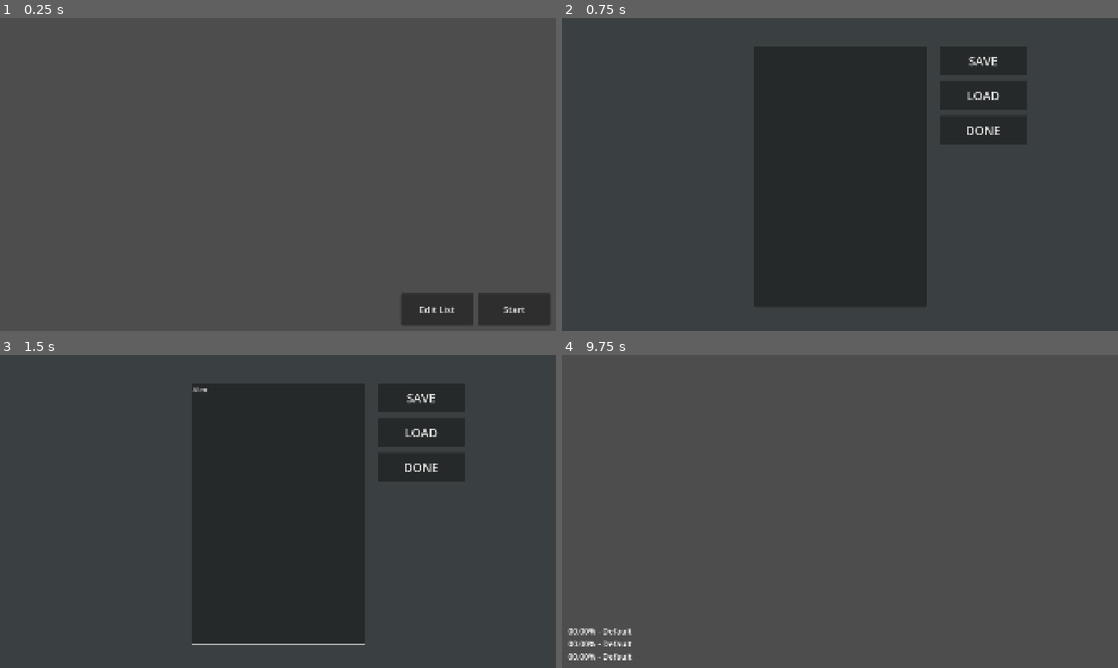
Above: before the commit, frames 1-4 (two rows, left to right).
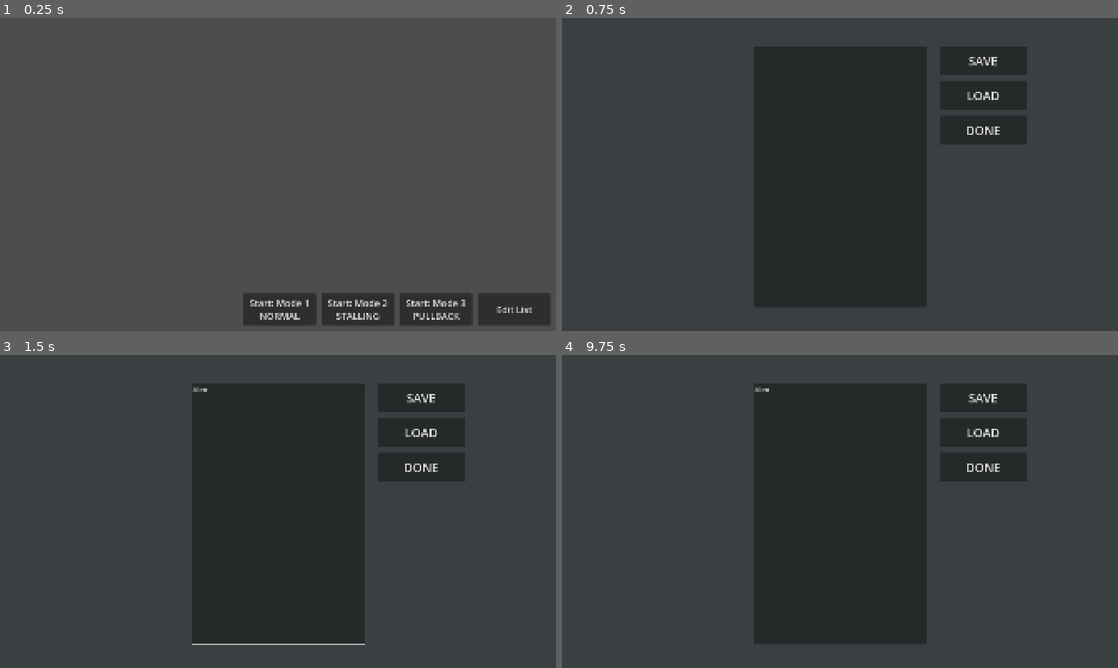
Above: after the commit, the same moments.

Repository: TheGoldenWombat/GoatPicker
Game: Godot game, scene res://main.tscn
Two runs of this game, one before a commit and one after it. Both use one fixed random seed, a clock stepped at 60 frames per second and the inputs below.
Inputs (mouse positions are in pixels of both pictures, inside the frame that each line leads up to):
- Up to frame 1 (0.25 s): no input
- Up to frame 2 (0.75 s): click "Edit List" at 0.5 s
- Up to frame 3 (1.5 s): click (278, 514) at 1.27 s; type "Alex" at 1.35 s
- Up to frame 4 (9.75 s): click (995, 646) at 2 s, where only the run after the commit has a clickable "Start: Mode 3 PULLBACK"; click (1073, 646) at 2.75 s, where only the run before the commit has a clickable "Start"; click (1073, 646) at 3.5 s, where only the run before the commit has a clickable "Start"; click (840, 646) at 4.25 s, where only the run after the commit has a clickable "Start: Mode 1 NORMAL"; click (840, 646) at 5 s, where only the run after the commit has a clickable "Start: Mode 1 NORMAL"; click (917, 646) at 5.75 s, where only the run after the commit has a clickable "Start: Mode 2 STALLING"; click (917, 646) at 6.5 s, where only the run after the commit has a clickable "Start: Mode 2 STALLING"; click "DONE" at 7.25 s; click "Edit List" at 8 s; click "DONE" at 8.75 s; click (1073, 646) at 9.5 s, where only the run before the commit has a clickable "Start"

The runs differ from the first frame. In frame 1, 2.9% of the frame differs, in the area x 43-96%, y 87-98%; in frame 2, nothing differs; in frame 3, nothing differs; in frame 4, 31%, in the area x 1-84%, y 9-98%.
Error before the commit: Attempt to call function 'get_var' in base 'null instance' on a null instance. (res://racer_spawn.gd:40)

Commit message:
Added mode buttons to the main menu

Diff:
--- a/hud.gd
+++ b/hud.gd
@@ -17,16 +17,37 @@
 
 
 ################################################################################
+# --------------------------------- FUNCTIONS -------------------------------- #
+################################################################################
+
+func start_race(mode: int = 1):
+	hide_main_menu_buttons()
+	$MovieAnnouncement.hide()
+	$TopThree.show()
+	emit_signal("race_start", mode)
+
+func hide_main_menu_buttons():
+	$StartMode1Button.hide()
+	$StartMode2Button.hide()
+	$StartMode3Button.hide()
+	$EditListButton.hide()
+
+func show_main_menu_buttons():
+	$StartMode1Button.show()
+	$StartMode2Button.show()
+	$StartMode3Button.show()
+	$EditListButton.show()
+
+################################################################################
 # ---------------------------------- SIGNALS --------------------------------- #
 ################################################################################
 
 signal race_start
 
 func _on_racer_spawn_race_over(movie_title) -> void:
-	$MovieAnnouncement.text = "Tonight's movie is: \n" + movie_title
+	$MovieAnnouncement.text = "The winner is: \n" + movie_title
 	$MovieAnnouncement.show()
-	$StartButton.show()
-	$EditListButton.show()
+	show_main_menu_buttons()
 	$TopThree.show()
 
 func _on_racer_spawn_top_three(top_three) -> void:
@@ -40,13 +61,18 @@
 					  second_progress + " - " + second_title + "\n" + \
 					  third_progress + " - " + third_title
 
-func _on_start_button_pressed() -> void:
-	$MovieAnnouncement.hide()
-	$StartButton.hide()
-	$EditListButton.hide()
-	$TopThree.show()
-	emit_signal("race_start")
-
 
 func _on_edit_list_button_pressed() -> void:
 	$ListEditor.show()
+
+
+func _on_start_mode_1_button_pressed() -> void:
+	start_race(1)
+
+
+func _on_start_mode_2_button_pressed() -> void:
+	start_race(2)
+
+
+func _on_start_mode_3_button_pressed() -> void:
+	start_race(3)
--- a/hud.tscn
+++ b/hud.tscn
@@ -41,7 +41,58 @@
 00.00% - Default
 00.00% - Default"
 
-[node name="StartButton" type="Button" parent="."]
+[node name="StartMode1Button" type="Button" parent="."]
+anchors_preset = 3
+anchor_left = 1.0
+anchor_top = 1.0
+anchor_right = 1.0
+anchor_bottom = 1.0
+offset_left = -1080.0
+offset_top = -130.0
+offset_right = -830.0
+offset_bottom = -20.0
+grow_horizontal = 0
+grow_vertical = 0
+theme_override_font_sizes/font_size = 32
+shortcut = SubResource("Shortcut_64ctp")
+text = "Start: Mode 1
+NORMAL"
+
+[node name="StartMode2Button" type="Button" parent="."]
+anchors_preset = 3
+anchor_left = 1.0
+anchor_top = 1.0
+anchor_right = 1.0
+anchor_bottom = 1.0
+offset_left = -810.0
+offset_top = -130.0
+offset_right = -560.0
+offset_bottom = -20.0
+grow_horizontal = 0
+grow_vertical = 0
+theme_override_font_sizes/font_size = 32
+shortcut = SubResource("Shortcut_64ctp")
+text = "Start: Mode 2
+STALLING"
+
+[node name="StartMode3Button" type="Button" parent="."]
+anchors_preset = 3
+anchor_left = 1.0
+anchor_top = 1.0
+anchor_right = 1.0
+anchor_bottom = 1.0
+offset_left = -540.0
+offset_top = -130.0
+offset_right = -290.0
+offset_bottom = -20.0
+grow_horizontal = 0
+grow_vertical = 0
+theme_override_font_sizes/font_size = 32
+shortcut = SubResource("Shortcut_64ctp")
+text = "Start: Mode 3
+PULLBACK"
+
+[node name="EditListButton" type="Button" parent="."]
 anchors_preset = 3
 anchor_left = 1.0
 anchor_top = 1.0
@@ -54,27 +105,14 @@
 grow_horizontal = 0
 grow_vertical = 0
 theme_override_font_sizes/font_size = 32
-shortcut = SubResource("Shortcut_64ctp")
-text = "Start"
-
-[node name="EditListButton" type="Button" parent="."]
-anchors_preset = 3
-anchor_left = 1.0
-anchor_top = 1.0
-anchor_right = 1.0
-anchor_bottom = 1.0
-offset_left = -537.0
-offset_top = -130.0
-offset_right = -287.0
-offset_bottom = -20.0
-grow_horizontal = 0
-grow_vertical = 0
-theme_override_font_sizes/font_size = 32
 text = "Edit List"
 
 [node name="ListEditor" parent="." instance=ExtResource("2_64ctp")]
+visible = false
 
 [node name="Options" type="Node" parent="."]
 
-[connection signal="pressed" from="StartButton" to="." method="_on_start_button_pressed"]
+[connection signal="pressed" from="StartMode1Button" to="." method="_on_start_mode_1_button_pressed"]
+[connection signal="pressed" from="StartMode2Button" to="." method="_on_start_mode_2_button_pressed"]
+[connection signal="pressed" from="StartMode3Button" to="." method="_on_start_mode_3_button_pressed"]
 [connection signal="pressed" from="EditListButton" to="." method="_on_edit_list_button_pressed"]
--- a/racer.gd
+++ b/racer.gd
@@ -74,8 +74,8 @@
 ################################################################################
 
 func resize_racer():
-	print("screen_size:" + str(screen_size))
-	print("rect_size: " + str(rect_size))
+	#print("screen_size:" + str(screen_size))
+	#print("rect_size: " + str(rect_size))
 	#print("get_viewport().content_scale_size" + str(get_viewport().content_scale_size))
 	$ColorRect.position.x = padding
 	$ColorRect.size = rect_size
@@ -118,7 +118,7 @@
 
 func update_line():
 	# Roll strength modulates gradient length, gradient alpha, and line intensity
-	var roll_strength: float = float(current_roll) / float(roll_max)
+	roll_strength = float(current_roll) / float(roll_max)
 
 	# Update line and gradient length based on current progress percent
 	# LINE
--- a/racer_spawn.gd
+++ b/racer_spawn.gd
@@ -1,4 +1,9 @@
 extends Node
+
+################################################################################
+# ----------------------------------- TODO ----------------------------------- #
+################################################################################
+# Add slider for choosing number of racers, between 1 and 12
 
 
 ################################################################################
@@ -19,7 +24,7 @@
 # --------------------------------- FUNCTIONS -------------------------------- #
 ################################################################################
 
-func setup_race():
+func setup_race(mode):
 	# Initialize spawner
 	remove_racers()
 	y_offset = 0
@@ -27,7 +32,7 @@
 	movie_title_array = get_movie_title_array(list_path)
 	movie_title_array.shuffle()
 	movie_title_array.resize(number_of_racers)
-	spawn_racers()
+	spawn_racers(mode)
 	racing = true
 
 func remove_racers():
@@ -60,13 +65,17 @@
 	for n in number_of_racers:
 		var racer: Racer = racer_scene.instantiate()
 		var padding = racer.padding
-		# TODO add logic for:
-		# if [MODE] == 1: #NORMAL
-		#	racer.roll_min = 1
-		# elif [MODE] == 2: #STALLING
-		#	racer.roll_min = 0
-		# else #PULLBACK
-		#	racer.roll_min = -1
+		# Set roll_min based on mode
+		if mode == 1: #NORMAL
+			racer.roll_min = 1
+		elif mode == 2: #STALLING
+			racer.roll_min = 0
+		else: #PULLBACK
+			racer.roll_min = -1
+		# Halve time_scale for mode 1
+		if mode == 1:
+			racer.time_scale = racer.time_scale * 0.5
+		print("mode: " + str(mode))
 		racer.position = Vector2(0,y_offset + padding)
 		racer.movie_title = movie_title_array[n]
 		racer.race_end.connect(on_race_end)
@@ -111,5 +120,5 @@
 	racing = false
 	emit_signal("race_over", movie_title)
 
-func _on_hud_race_start() -> void:
-	setup_race()
+func _on_hud_race_start(mode) -> void:
+	setup_race(mode)
